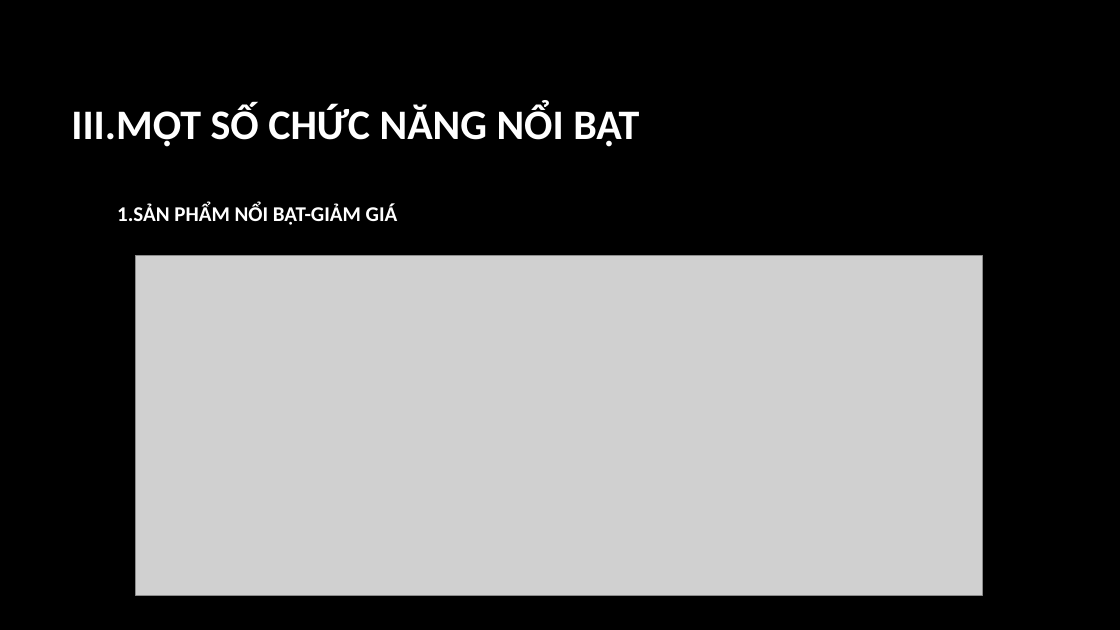
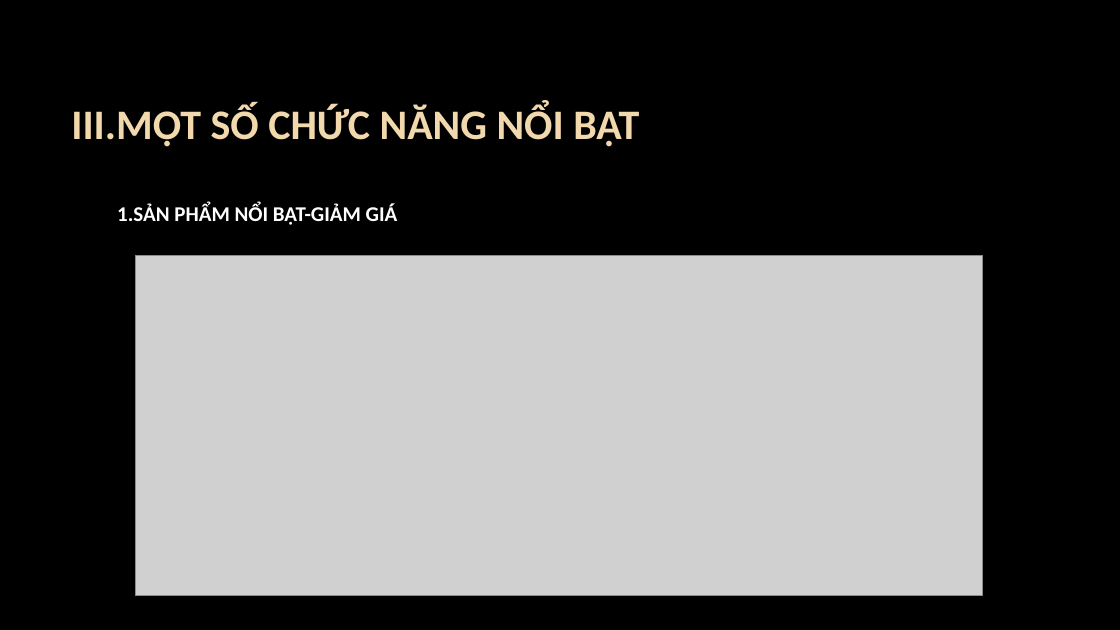
Before and after one commit to phamtoan021098/BaoCao-TieuLuanChuyenNganh, a slide deck: slide 6 of ĐỀ TÀI.pptx (slide 5 before the commit). Drawn at 1120x630 pixels with LibreOffice and Linux fonts; fonts in the diff are those of the drawing; grey boxes stand for pictures; background and template pictures are left out. Boxes give left, top, right and bottom in pixels: in the first picture for what was removed or moved away, otherwise in the second. Text is boxed around its words. In the diff, an @@ line names an element or a change of style, - is before the commit and + after.

```diff
--- a/ĐỀ TÀI.pptx
+++ b/ĐỀ TÀI.pptx
@@ title "III.MỘT SỐ CHỨC NĂNG NỔI ..." at <box>71,105,639,147</box>: text colour #FFFFFF to #F1D8AD @@
```
Also in this commit, not shown: 4 other slides changed, 1 slide added, 1 slide removed.
